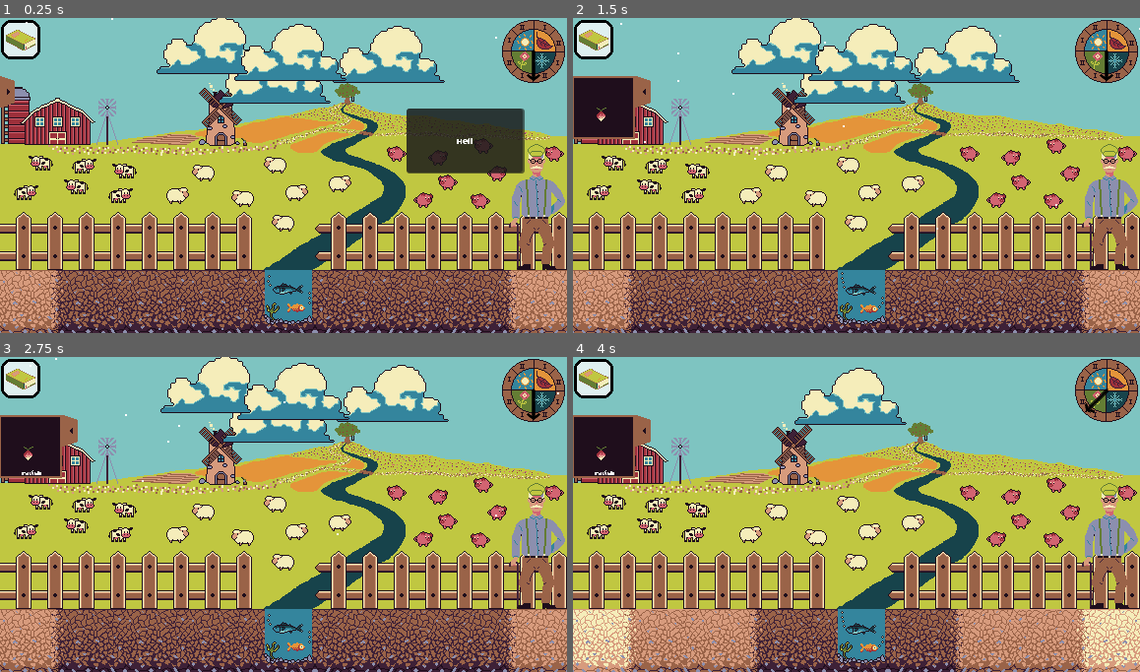
Above: before the commit, frames 1-4 (two rows, left to right).
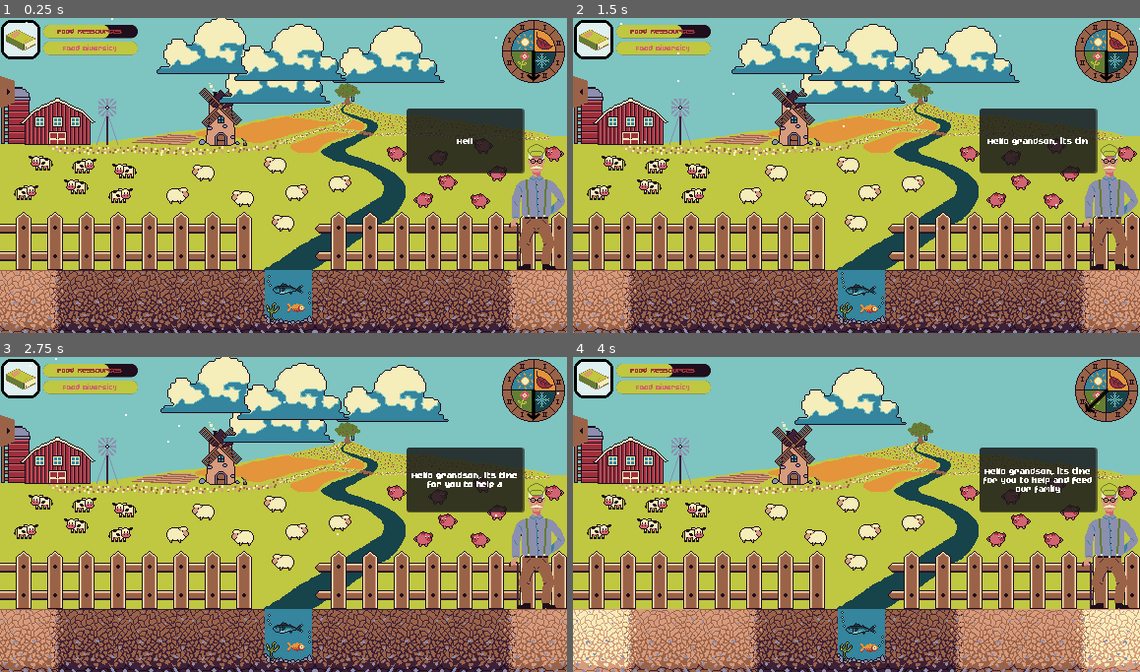
Above: after the commit, the same moments.

Repository: JustAlternate/Regenerative_Game_Jam
Game: Godot game, scene res://Scenes/home.tscn
Same seed, same stepped clock (60 frames per second), same inputs: the game is played once before the commit and once after it. This scene is started directly instead of the project's main scene.
Inputs (mouse positions are in pixels of both pictures, inside the frame that each line leads up to):
- Up to frame 1 (0.25 s): no input
- Up to frame 2 (1.5 s): click (1037, 140) at 0.52 s; click (590, 90) at 1.25 s
- Up to frame 3 (2.75 s): click (28, 445) at 2 s, where only the run before the commit has a clickable "radish"
- Up to frame 4 (4 s): click (1105, 388) at 2.75 s; click (601, 445) at 3.5 s, where only the run before the commit has a clickable "radish"

The runs differ from the first frame. In frame 1, 1.4% of the frame differs, in the area x 7-25%, y 2-12%; in frame 2, 7.7%; in frame 3, 7.7%; in frame 4, 7.7%, in the area x 0-93%, y 2-50%.

Commit message:
enorme push

Diff:
--- a/Scenes/contextual_menu.tscn
+++ b/Scenes/contextual_menu.tscn
@@ -52,10 +52,9 @@
 
 [node name="button_remove" type="Button" parent="."]
 texture_filter = 1
-offset_left = 8.0
-offset_top = -8.0
-offset_right = 24.0
-offset_bottom = 8.0
+offset_top = 12.0
+offset_right = 16.0
+offset_bottom = 28.0
 theme_override_styles/normal = SubResource("StyleBoxFlat_kqmkj")
 theme_override_styles/hover = SubResource("StyleBoxFlat_kqmkj")
 theme_override_styles/pressed = SubResource("StyleBoxFlat_kqmkj")
@@ -81,9 +80,10 @@
 
 [node name="button_info" type="Button" parent="."]
 texture_filter = 1
-offset_top = 12.0
-offset_right = 16.0
-offset_bottom = 28.0
+offset_left = 10.0
+offset_top = -8.0
+offset_right = 26.0
+offset_bottom = 8.0
 theme_override_styles/normal = SubResource("StyleBoxFlat_kqmkj")
 theme_override_styles/hover = SubResource("StyleBoxFlat_kqmkj")
 theme_override_styles/pressed = SubResource("StyleBoxFlat_kqmkj")
--- a/Scenes/home.tscn
+++ b/Scenes/home.tscn
@@ -1,20 +1,22 @@
-[gd_scene load_steps=27 format=3 uid="uid://cux0ivx6exq1b"]
+[gd_scene load_steps=29 format=3 uid="uid://cux0ivx6exq1b"]
 
 [ext_resource type="PackedScene" uid="uid://dftuedx82aneu" path="res://Scenes/encyclopedia.tscn" id="1_1gyia"]
 [ext_resource type="Script" path="res://Scripts/Game.gd" id="1_mivhc"]
 [ext_resource type="PackedScene" uid="uid://du2q4bvo17ea" path="res://Scenes/dialogue_grand_pere.tscn" id="2_005re"]
-[ext_resource type="Texture2D" uid="uid://ci8m2wxpa45u0" path="res://Assets/Plant/sprite-case-eau-centre-animé.png" id="2_bqiwa"]
-[ext_resource type="Texture2D" uid="uid://bo7r4g84a0nb1" path="res://Assets/Plant/background-automne.png" id="2_pi25p"]
-[ext_resource type="Texture2D" uid="uid://dsrtwu3k6cq3m" path="res://Assets/Plant/case-eau-centre-transparent.png" id="2_yhosm"]
-[ext_resource type="Texture2D" uid="uid://dehbjqaeiu2ki" path="res://Assets/Plant/background-printemps.png" id="3_lswv8"]
-[ext_resource type="Texture2D" uid="uid://n1huiucq2lns" path="res://Assets/Plant/background-ete.png" id="4_2d7xi"]
+[ext_resource type="Texture2D" uid="uid://7iu6ttth2wqn" path="res://Assets/Plant/sprite-case-eau-centre-animé.png" id="2_bqiwa"]
+[ext_resource type="Texture2D" uid="uid://226bayh71d64" path="res://Assets/Plant/background-automne.png" id="2_pi25p"]
+[ext_resource type="Texture2D" uid="uid://dnbrxcwa3sxag" path="res://Assets/Plant/case-eau-centre-transparent.png" id="2_yhosm"]
+[ext_resource type="Texture2D" uid="uid://dnuahomsep6bt" path="res://Assets/Plant/background-printemps.png" id="3_lswv8"]
+[ext_resource type="Texture2D" uid="uid://dla63gt3en6l2" path="res://Assets/Plant/background-ete.png" id="4_2d7xi"]
 [ext_resource type="PackedScene" uid="uid://cpc1baduxkefv" path="res://Scenes/seed_drawer.tscn" id="4_fw8ti"]
 [ext_resource type="PackedScene" uid="uid://slb4mijat6jh" path="res://Scenes/clock.tscn" id="5_gjtvy"]
-[ext_resource type="Texture2D" uid="uid://1loi3yh8r0ak" path="res://Assets/Plant/background-hiver.png" id="5_l38m1"]
+[ext_resource type="Texture2D" uid="uid://bf81ak5wtl4g7" path="res://Assets/Plant/background-hiver.png" id="5_l38m1"]
 [ext_resource type="PackedScene" uid="uid://c751d7ivsjn33" path="res://Scenes/meteo.tscn" id="6_2mes2"]
 [ext_resource type="PackedScene" uid="uid://c5fwrbut46wua" path="res://Scenes/plante.tscn" id="6_5hxrd"]
-[ext_resource type="Texture2D" uid="uid://dq1f0ra5bpicr" path="res://Assets/sprites/dirt-moist.png" id="8_dmgkt"]
-[ext_resource type="Texture2D" uid="uid://ddox0qv3u5snp" path="res://Assets/sprites/dirt-soaked.png" id="9_2h3e1"]
+[ext_resource type="Texture2D" uid="uid://b61vvtpmx54qh" path="res://Assets/sprites/dirt-moist.png" id="8_dmgkt"]
+[ext_resource type="Texture2D" uid="uid://cfphv0b6rly3m" path="res://Assets/sprites/dirt-soaked.png" id="9_2h3e1"]
+[ext_resource type="PackedScene" uid="uid://cv2dfr0drakgr" path="res://Scenes/objectives.tscn" id="16_5d8l5"]
+[ext_resource type="Script" path="res://Scripts/UI.gd" id="16_yoaqu"]
 
 [sub_resource type="AtlasTexture" id="AtlasTexture_e2ibs"]
 atlas = ExtResource("2_yhosm")
@@ -140,8 +142,7 @@
 }]
 
 [node name="home" type="Node2D"]
-
-[node name="UI" type="Node2D" parent="."]
+texture_filter = 1
 
 [node name="Game" type="Node2D" parent="."]
 script = ExtResource("1_mivhc")
@@ -219,6 +220,15 @@
 
 [node name="Clock" parent="Game" instance=ExtResource("5_gjtvy")]
 position = Vector2(542.477, 34.0615)
+
+[node name="UI" type="Node2D" parent="Game"]
+script = ExtResource("16_yoaqu")
+
+[node name="Objectives" parent="Game/UI" instance=ExtResource("16_5d8l5")]
+offset_left = 44.0
+offset_top = 7.0
+offset_right = 44.0
+offset_bottom = 7.0
 
 [connection signal="calling_contextual_menu" from="Game/plant_spot_container/plant1" to="Game" method="_on_plant_calling_contextual_menu"]
 [connection signal="calling_contextual_menu" from="Game/plant_spot_container/plant2" to="Game" method="_on_plant_calling_contextual_menu"]
--- a/Scenes/menu.tscn
+++ b/Scenes/menu.tscn
@@ -109,6 +109,7 @@
 Button/styles/normal = ExtResource("6_nunw6")
 
 [node name="Menu" type="Node2D"]
+texture_filter = 1
 script = ExtResource("1_vd1g2")
 
 [node name="backgound" type="Node2D" parent="."]
@@ -195,7 +196,7 @@
 theme_override_font_sizes/font_size = 16
 text = "Play"
 
-[node name="Options" type="Button" parent="."]
+[node name="options" type="Button" parent="."]
 texture_filter = 1
 offset_left = 195.0
 offset_top = 181.0
@@ -205,9 +206,9 @@
 focus_mode = 0
 theme = SubResource("Theme_1q6uv")
 theme_override_font_sizes/font_size = 16
-text = "Options"
-
-[node name="Exit" type="Button" parent="."]
+text = "Settings"
+
+[node name="Play3" type="Button" parent="."]
 texture_filter = 1
 offset_left = 195.0
 offset_top = 245.0
@@ -217,13 +218,12 @@
 focus_mode = 0
 theme = SubResource("Theme_1q6uv")
 theme_override_font_sizes/font_size = 16
-text = "Exit"
+text = "Quit"
 
 [node name="ClickSFX" parent="." instance=ExtResource("8_n17uy")]
 
 [node name="AudioStreamPlayer" type="AudioStreamPlayer" parent="ClickSFX"]
 stream = ExtResource("9_cbrca")
-bus = &"SFX"
 
 [connection signal="pressed" from="Play" to="." method="_on_play_pressed"]
-[connection signal="pressed" from="Options" to="." method="_on_options_pressed"]
+[connection signal="pressed" from="options" to="." method="_on_options_pressed"]
--- a/Scenes/objectives.tscn
+++ b/Scenes/objectives.tscn
@@ -42,11 +42,13 @@
 layout_mode = 0
 offset_right = 192.0
 offset_bottom = 27.0
+scale = Vector2(0.5, 0.5)
 theme = SubResource("Theme_4uqi2")
-value = 50.0
+value = 80.0
 show_percentage = false
 
 [node name="Label" type="Label" parent="Food_ressources_bar"]
+texture_filter = 1
 layout_mode = 0
 offset_left = 1.0
 offset_top = 2.0
@@ -59,14 +61,16 @@
 
 [node name="diversity_bar" type="ProgressBar" parent="."]
 layout_mode = 0
-offset_top = 32.0
+offset_top = 17.0
 offset_right = 192.0
-offset_bottom = 59.0
+offset_bottom = 44.0
+scale = Vector2(0.5, 0.5)
 theme = SubResource("Theme_4uqi2")
-value = 50.0
+value = 100.0
 show_percentage = false
 
 [node name="Label" type="Label" parent="diversity_bar"]
+texture_filter = 1
 layout_mode = 0
 offset_left = 1.0
 offset_top = 2.0
--- a/Scenes/seed_container.tscn
+++ b/Scenes/seed_container.tscn
@@ -29,8 +29,9 @@
 layout_mode = 0
 offset_left = 3.0
 offset_top = 2.0
-offset_right = 63.0
-offset_bottom = 62.0
+offset_right = 121.0
+offset_bottom = 16.0
+scale = Vector2(0.5, 0.5)
 label_settings = SubResource("LabelSettings_asshp")
 horizontal_alignment = 1
 vertical_alignment = 1
@@ -59,11 +60,9 @@
 
 [node name="SeedBagSFX1" type="AudioStreamPlayer" parent="SoundPool"]
 stream = ExtResource("6_vhbff")
-bus = &"SFX"
 
 [node name="SeedBagSFX2" type="AudioStreamPlayer" parent="SoundPool"]
 stream = ExtResource("7_mr3pn")
-bus = &"SFX"
 
 [connection signal="mouse_entered" from="." to="." method="_on_mouse_entered"]
 [connection signal="mouse_exited" from="." to="." method="_on_mouse_exited"]
--- a/Scenes/seed_drawer.tscn
+++ b/Scenes/seed_drawer.tscn
@@ -43,89 +43,77 @@
 layout_mode = 2
 Seed_Texture = ExtResource("3_lfjpa")
 seed_name = "tomatoes"
-activated = true
 
 [node name="Container_radish" parent="HBoxContainer/GridContainer" instance=ExtResource("2_ck28v")]
+visible = false
 layout_mode = 2
 Seed_Texture = ExtResource("4_ckpgx")
 seed_name = "radish"
-activated = true
 
 [node name="Container_carrot" parent="HBoxContainer/GridContainer" instance=ExtResource("2_ck28v")]
 visible = false
 layout_mode = 2
 Seed_Texture = ExtResource("5_lsr2i")
-activated = true
 
 [node name="Container_wheat" parent="HBoxContainer/GridContainer" instance=ExtResource("2_ck28v")]
 visible = false
 layout_mode = 2
 Seed_Texture = ExtResource("6_5c1sn")
 seed_name = "wheat"
-activated = true
 
 [node name="Container_zucchini" parent="HBoxContainer/GridContainer" instance=ExtResource("2_ck28v")]
 visible = false
 layout_mode = 2
 Seed_Texture = ExtResource("7_mv0fx")
 seed_name = "zucchini"
-activated = true
 
 [node name="Container_ail" parent="HBoxContainer/GridContainer" instance=ExtResource("2_ck28v")]
 visible = false
 layout_mode = 2
 Seed_Texture = ExtResource("8_vguxo")
 seed_name = "ail"
-activated = true
 
 [node name="Container_pumpkin" parent="HBoxContainer/GridContainer" instance=ExtResource("2_ck28v")]
 visible = false
 layout_mode = 2
 Seed_Texture = ExtResource("9_6qvmy")
 seed_name = "pumpkin"
-activated = true
 
 [node name="Container_corn" parent="HBoxContainer/GridContainer" instance=ExtResource("2_ck28v")]
 visible = false
 layout_mode = 2
 Seed_Texture = ExtResource("10_ginfl")
 seed_name = "corn"
-activated = true
 
 [node name="Container_mint" parent="HBoxContainer/GridContainer" instance=ExtResource("2_ck28v")]
 visible = false
 layout_mode = 2
 Seed_Texture = ExtResource("11_5is7y")
 seed_name = "mint"
-activated = true
 
 [node name="Container_thym" parent="HBoxContainer/GridContainer" instance=ExtResource("2_ck28v")]
 visible = false
 layout_mode = 2
 Seed_Texture = ExtResource("12_svm74")
 seed_name = "thym"
-activated = true
 
 [node name="Container_pea" parent="HBoxContainer/GridContainer" instance=ExtResource("2_ck28v")]
 visible = false
 layout_mode = 2
 Seed_Texture = ExtResource("13_d4g0b")
 seed_name = "pea"
-activated = true
 
 [node name="Container_vine" parent="HBoxContainer/GridContainer" instance=ExtResource("2_ck28v")]
 visible = false
 layout_mode = 2
 Seed_Texture = ExtResource("14_hmlxu")
 seed_name = "vine"
-activated = true
 
 [node name="Container_leek" parent="HBoxContainer/GridContainer" instance=ExtResource("2_ck28v")]
 visible = false
 layout_mode = 2
 Seed_Texture = ExtResource("15_i7x0d")
 seed_name = "leek"
-activated = true
 
 [node name="OpenDrawerButton" type="TextureButton" parent="HBoxContainer"]
 layout_mode = 2
@@ -138,11 +126,9 @@
 [node name="OpenSFX" type="AudioStreamPlayer" parent="."]
 stream = ExtResource("5_yhb4k")
 volume_db = -6.559
-bus = &"SFX"
 
 [node name="CloseSFX" type="AudioStreamPlayer" parent="."]
 stream = ExtResource("6_lojwq")
 volume_db = -6.559
-bus = &"SFX"
 
 [connection signal="toggled" from="HBoxContainer/OpenDrawerButton" to="." method="_on_open_drawer_button_toggled"]
--- a/Scripts/Game.gd
+++ b/Scripts/Game.gd
@@ -3,7 +3,7 @@
 var id_new_context_menu = 0
 var tab_context_menu = []
 var random_event = "rien"
-
+@export var nombre_de_plante_consomed_par_quart_de_saison:int = 10
 
 
 # Called when the node enters the scene tree for the first time.
@@ -51,6 +51,10 @@
 	return "rien"
 
 func _on_clock_phase_changed(new_phase):
+
+	#On update les objectives :
+	GlobalVariables.update_invertory("all","plant",nombre_de_plante_consomed_par_quart_de_saison)
+
 	# Envoie un message a grand_pere pour lui dire que le joueur vient de planter une certaine plante
 	get_tree().root.get_node("home/Game/Dialogue_grand_pere").player_just_did_something(["skiped_to_next_season",background_season_animation_dico[new_phase]])
 	$background/AnimatedSprite2D.animation = background_season_animation_dico[new_phase]
--- /dev/null
+++ b/Scripts/UI.gd
@@ -0,0 +1,11 @@
+extends Node2D
+
+
+# Called when the node enters the scene tree for the first time.
+func _ready():
+	pass # Replace with function body.
+
+
+# Called every frame. 'delta' is the elapsed time since the previous frame.
+func _process(delta):
+	pass
--- a/Scripts/dialogue_grand_pere.gd
+++ b/Scripts/dialogue_grand_pere.gd
@@ -5,8 +5,8 @@
 @export var text = "Grosse murge"
 @export var taille_police:int
 @export var time_betwen_carac:float = 0.05
-@export var time_betwen_dialogue:float = 5
-@export var time_after_dialogue:float = 5
+@export var time_betwen_dialogue:float = 3
+@export var time_after_dialogue:float = 4
 var Talking:bool = false
 
 var tutorial_progress = 0
@@ -46,9 +46,13 @@
 				grandpa_talk("radish_recolte")
 				grandpa_talk("Encyclopedia")
 				tutorial_progress+=1
+
 	if thing[0] == "talk":
-		if thing[1] == "Encyclopedia":
-			get_tree().root.get_node("home/Game/seed_drawer").add_seed_in_drawer("pea")
+		if thing[1] == "radish_unlock_debut":
+			GlobalVariables.update_invertory("radish","seed",1)
+	if thing[0] == "talk":
+		if thing[1] == "radish_recolte":
+			GlobalVariables.update_invertory("pea","seed",1)
 
 
 
@@ -85,7 +89,6 @@
 func writing_text(text):
 	$Panel/Label.text = ""
 	for letter in text:
-		if Talking:#NE PAS TOUCHER A CETTE CONDITION TALKING
 			$Panel/Label.text += letter
 			await get_tree().create_timer(time_betwen_carac).timeout
 
@@ -100,15 +103,14 @@
 
 	$GrandpaSFX/AudioStreamPlayer2.play()
 	for i in range(len(dico_dialogue[text][1])):
-		if Talking: #NE PAS TOUCHER A CETTE CONDITION TALKING
 			await writing_text(dico_dialogue[text][1][i])
-		if Talking: #NE PAS TOUCHER A CETTE CONDITION TALKING
 			await get_tree().create_timer(time_betwen_dialogue).timeout
-		if Talking: #NE PAS TOUCHER A CETTE CONDITION TALKING
 			$GrandpaSFX/AudioStreamPlayer.play()
 
 	Talking = false
 	$Panel.visible = false
+
+	player_just_did_something(["talk",text])
 
 func _process(delta):
 
@@ -124,4 +126,3 @@
 
 func _on_button_pressed():
 	Talking = false
-	$Panel.visible = false
--- a/Scripts/global_variables.gd
+++ b/Scripts/global_variables.gd
@@ -7,6 +7,23 @@
 var master_volume = -2
 var music_volume = -2
 var sfx_volume = -2
+
+func update_invertory(plant,type,number): #pea, seed, 4  ou  carott, plant, -4
+	# ajout dans inventory :
+	if type == "seed":
+		GlobalVariables.inventory[plant]["seed"] += number
+		get_tree().root.get_node("home/Game/seed_drawer/HBoxContainer/GridContainer/Container_"+plant).update_number_seed()
+
+	if type == "plant":
+		if plant == "all":
+			get_tree().root.get_node("home/Game/UI/Objectives/Food_ressources_bar").value -= number
+		else:
+			GlobalVariables.inventory[plant]["plant"] += number
+			get_tree().root.get_node("home/Game/UI/Objectives/Food_ressources_bar").value += number
+
+
+	pass
+
 
 var inventory = {
 	"pea": {"seed": 0, "plant": 0},
--- a/Scripts/plante.gd
+++ b/Scripts/plante.gd
@@ -199,36 +199,43 @@
 func add_plant(type):
 
 	if plant_type == "None":
-
-		# Envoie un message a grand_pere pour lui dire que le joueur vient de planter une certaine plante
-		get_tree().root.get_node("home/Game/Dialogue_grand_pere").player_just_did_something(["planted",type])
-
-		plant_type = type
-		$PlantingSFX.play()
-		$sprite.animation = plant_type+"_0"
-		$sign_container.show()
-		$sign_container/plant_icon.animation = plant_type
-		plant_health = 5
-		state = 0
+		if GlobalVariables.inventory[plant_type]["seeds"]>0:
+			# Envoie un message a grand_pere pour lui dire que le joueur vient de planter une certaine plante
+			get_tree().root.get_node("home/Game/Dialogue_grand_pere").player_just_did_something(["planted",type])
+
+			# Remove a seed from this plant
+			GlobalVariables.update_invertory(type,"seed",-1)
+
+			plant_type = type
+			$PlantingSFX.play()
+			$sprite.animation = plant_type+"_0"
+			$sign_container.show()
+			$sign_container/plant_icon.animation = plant_type
+			plant_health = 5
+			state = 0
 
 func harvest_plant():
 
-	# Envoie un message a grand_pere pour lui dire que le joueur vient d'harvest une certaine plante
-	get_tree().root.get_node("home/Game/Dialogue_grand_pere").player_just_did_something(["harvested",plant_type])
-
-	if plant_health >= 10:
-		GlobalVariables.inventory[plant_type]["seed"] += 2
-	else:
-		GlobalVariables.inventory[plant_type]["seed"] += 1
-	GlobalVariables.inventory[plant_type]["plant"] += plant_health
-	plant_type = "None"
-	$sprite.animation = "vide"
-	$sign_container.hide()
-	$HarvestSFX.play_random_sound()
+	if plant_type != "None":
+		# Envoie un message a grand_pere pour lui dire que le joueur vient d'harvest une certaine plante
+		get_tree().root.get_node("home/Game/Dialogue_grand_pere").player_just_did_something(["harvested",plant_type])
+
+		# On recolte les seeds
+		if plant_health >= 8:
+			GlobalVariables.update_invertory(plant_type,"seed",3)
+		elif plant_health >= 4:
+			GlobalVariables.update_invertory(plant_type,"seed",2)
+		else:
+			GlobalVariables.update_invertory(plant_type,"seed",1)
+
+		plant_type = "None"
+		$sprite.animation = "vide"
+		$sign_container.hide()
+		$HarvestSFX.play_random_sound()
 
 func remove_plant():
 	print("removed")
-	if state == 0:
+	if state == 0 and plant_type != "None":
 		GlobalVariables.inventory[plant_type]["seed"] += 1
 	plant_type = "None"
 	$sprite.animation = "vide"
--- a/Scripts/seed_container.gd
+++ b/Scripts/seed_container.gd
@@ -2,33 +2,17 @@
 
 @export var Seed_Texture: Texture2D
 @export var seed_name: String
-@export var is_shovel: bool = false
-@export var activated: bool = false
 
 # Called when the node enters the scene tree for the first time.
 func _ready():
 	$Label.visible = false
 	$Label.text = seed_name
 	$Sprite2D.set_texture(Seed_Texture)
-	$Sprite2D.visible = activated
-	disabled = not activated
+	$Sprite2D.visible = true
 
-# Add n seeds to number_of_seeds and changes sprite visibility and enables button accordingly
-func add_seeds(n):
-	if (n > 0):
-		GlobalVariables.inventory[seed_name]["seed"] += n
-		$Sprite2D.visible = true
-		disabled = false
-		$Sprite2D/SeedNumberLabel.text = str(GlobalVariables.inventory[seed_name]["seed"])
-
-# Removes n seeds to number_of_seeds and if there are no seeds left, hides the seed sprite and disables the button
-func remove_seeds(n):
-	GlobalVariables.inventory[seed_name]["seed"] -= n
-	$Sprite2D/SeedNumberLabel.text = str(GlobalVariables.inventory[seed_name]["seed"])
-	if (GlobalVariables.inventory[seed_name]["seed"] <= 0):
-		GlobalVariables.inventory[seed_name]["seed"] = 0
-		$Sprite2D.visible = false
-		disabled = true
+func update_number_seed():
+	self.visible = (GlobalVariables.inventory[seed_name]["seed"] > 0)
+	$SeedNumberLabel.text = str(GlobalVariables.inventory[seed_name]["seed"])
 
 # Called every frame. 'delta' is the elapsed time since the previous frame.
 func _process(delta):
--- a/Scripts/seed_drawer.gd
+++ b/Scripts/seed_drawer.gd
@@ -4,7 +4,6 @@
 
 func refresh_drawer():
 	$HBoxContainer/GridContainer.columns = ceil(count_nombre_container_visible()/2 +1)
-
 
 # Called when the node enters the scene tree for the first time.
 func _ready():
Not shown: 1 places in Scenes/contextual_menu.tscn that only renumber resources
Not shown: 1 places in Scenes/menu.tscn that only renumber resources
Not shown: 1 places in Scenes/objectives.tscn that only renumber resources
Not shown: 1 places in Scenes/seed_container.tscn that only renumber resources
Not shown: 1 places in Scenes/seed_drawer.tscn that only renumber resources
